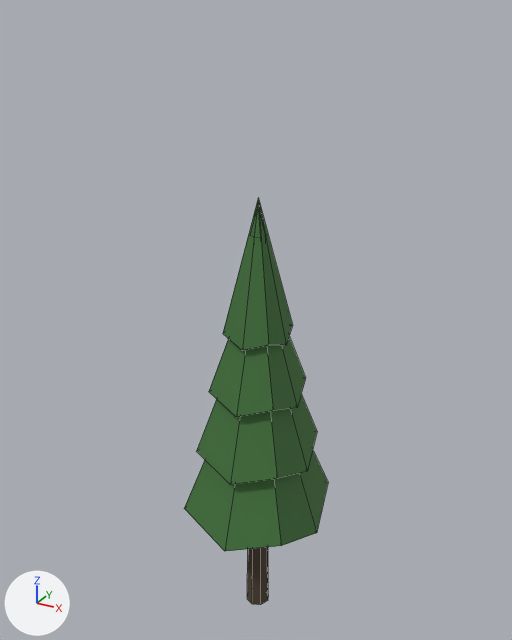
One commit to the FBX model Assets/Meshes/MapGenerator/Trees/Pine.fbx: the scene before it, then after it.
Before and after are seen from a 50 mm camera at (7.72, -14.14, 16.07) aimed at (-0.25, 0.34, 8.82). Every picture has the same lights, and +X, +Y and +Z are marked at lower left. Both versions are drawn at full value of the shape key 'Tree_height' of 'Pine'; the numbers are the values there. Mesh edges are drawn as thin lines.

Names of what the first picture shows: 'Pine'.
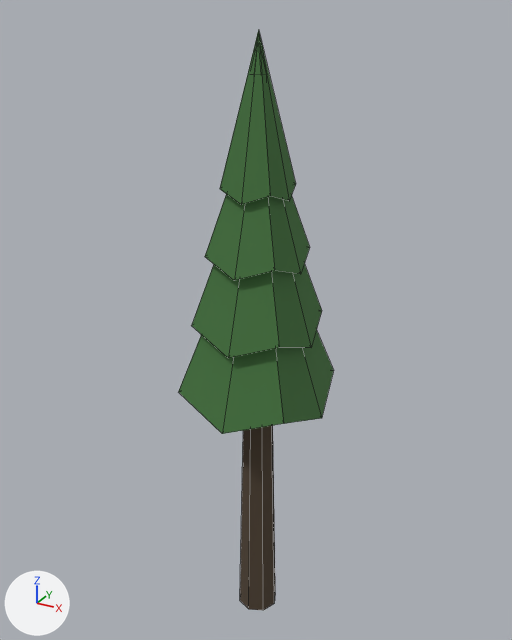
Boxes [x1, y1, x2, y2] around the edits, measured in the pictures (512 x 640 px; the box of a moved part takes in the faces that stretch with it):
'Pine', reshaped (8% wider, 43% taller)
    before: [184, 198, 328, 605]
    after: [178, 29, 334, 610]
part 1 of me_cylinder, moved or reshaped
    before: [223, 198, 293, 351]
    after: [220, 29, 296, 205]
part 2 of me_cylinder, moved or reshaped
    before: [209, 337, 306, 417]
    after: [205, 194, 310, 281]
part 3 of me_cylinder, moved or reshaped
    before: [197, 394, 317, 485]
    after: [192, 264, 322, 358]
part 4 of me_cylinder, moved or reshaped
    before: [184, 450, 328, 551]
    after: [178, 330, 334, 434]
part 5 of me_cylinder, moved or reshaped
    before: [247, 547, 268, 605]
    after: [240, 426, 275, 610]

What changed in the scene script:
```text
Change me_cylinder:
    where me_cylinder.from_pydata(...)  # 92 vertices, 86 faces; spans x -1.8..1.81, y -1.81..1.8, z 0.0..12.08
    used by ob_pine; location = (0.0, 0.0, 0.0)
    before: 1 (0.0, 0.19, 11.18), 3 (0.14, 0.14, 11.18) at pixel (266, 234), 5 (0.19, 0.0, 11.18) at pixel (265, 236), 7 (0.14, -0.14, 11.18) at pixel (260, 237), 9 (0.0, -0.19, 11.18) at pixel (254, 237)
    before: 11 (-0.14, -0.14, 11.18) at pixel (250, 235), 13 (-0.19, 0.0, 11.18), 15 (-0.14, 0.14, 11.18), 16 (0.0, 0.03, 11.81), 17 (0.02, 0.02, 11.81) at pixel (259, 209)
    before: 18 (0.03, 0.0, 11.81) at pixel (259, 209), 19 (0.02, -0.02, 11.81) at pixel (258, 209), 20 (0.0, -0.03, 11.81) at pixel (257, 209), 21 (-0.02, -0.02, 11.81) at pixel (257, 209), 22 (-0.03, 0.0, 11.81)
    before: 23 (-0.02, 0.02, 11.81)
    me_cylinder part 1: the loose piece of 17 vertices spanning x -0.79..0.79, y -0.79..0.79, z 8.5..12.08 is moved by (0.0, 0.0, 3.59)
    me_cylinder part 2: the loose piece of 17 vertices spanning x -1.13..1.13, y -1.13..1.13, z 6.83..10.64 is moved by (0.0, 0.0, 3.59)
    me_cylinder part 3: the loose piece of 17 vertices spanning x -1.45..1.46, y -1.46..1.45, z 5.01..9.81 is moved by (0.0, 0.0, 3.59)
    me_cylinder part 4: the loose piece of 17 vertices spanning x -1.8..1.81, y -1.81..1.8, z 3.14..8.63 is moved by (0.0, 0.0, 3.59)
    me_cylinder part 5
    add for i in [1, 3, 5, 7, 9, 11, 13, *range(15, 24)]: me_cylinder.vertices[i].co += Vector((0.0, 0.0, 3.59))
    me_cylinder.vertices[0].co: (0.0, 0.33, 0.0) -> (0.0, 0.55, 0.0)
    me_cylinder.vertices[2].co: (0.23, 0.23, 0.0) -> (0.39, 0.39, 0.0)  # pixel (268, 594) -> pixel (275, 592)
    me_cylinder.vertices[4].co: (0.33, 0.0, 0.0) -> (0.55, 0.0, 0.0)  # pixel (267, 600) -> pixel (274, 603)
    me_cylinder.vertices[6].co: (0.23, -0.23, 0.0) -> (0.39, -0.39, 0.0)  # pixel (260, 604) -> pixel (263, 610)
    me_cylinder.vertices[8].co: (0.0, -0.33, 0.0) -> (0.0, -0.55, 0.0)  # pixel (252, 604) -> pixel (248, 609)
    me_cylinder.vertices[10].co: (-0.23, -0.23, 0.0) -> (-0.39, -0.39, 0.0)  # pixel (247, 599) -> pixel (239, 600)
    me_cylinder.vertices[12].co: (-0.33, 0.0, 0.0) -> (-0.55, 0.0, 0.0)
    me_cylinder.vertices[14].co: (-0.23, 0.23, 0.0) -> (-0.39, 0.39, 0.0)
```
